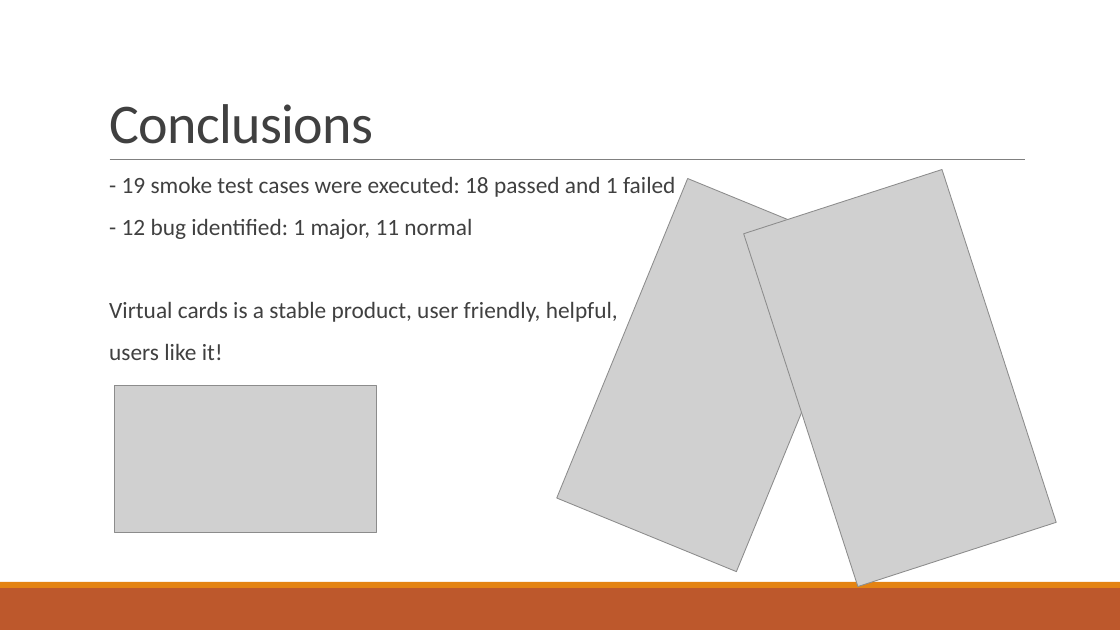
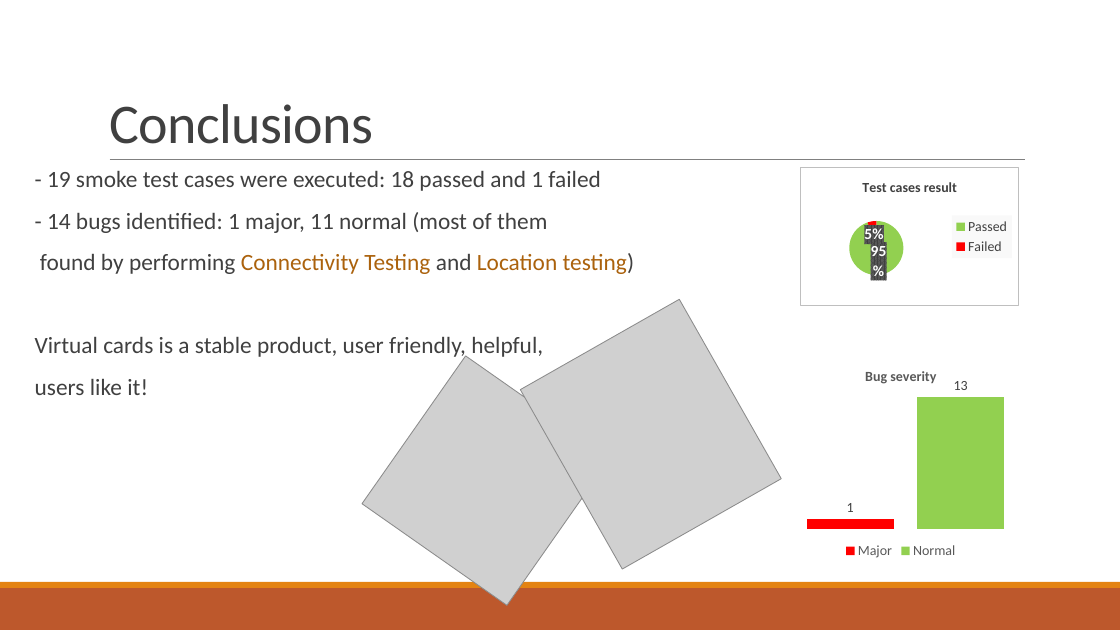
Before and after one commit to corinaradu/siit-testing, a slide deck: slide 9 of final-project/virtual-cards/virtual-cards.pptx. Drawn at 1120x630 pixels with LibreOffice and Linux fonts; fonts in the diff are those of the drawing; grey boxes stand for pictures. Boxes give left, top, right and bottom in pixels: in the first picture for what was removed or moved away, otherwise in the second. Text is boxed around its words. In the diff, an @@ line names an element or a change of style, - is before the commit and + after.

```diff
--- a/final-project/virtual-cards/virtual-cards.pptx
+++ b/final-project/virtual-cards/virtual-cards.pptx
@@ text "- 19 smoke test cases ...": place and size @@
-text "- 19 smoke test cases ..." at <box>109,177,675,360</box>
+text "- 19 smoke test cases ..." at <box>35,171,635,395</box>
@@ picture removed at <box>557,179,867,572</box> @@
@@ picture removed at <box>744,169,1056,587</box> @@
@@ pie chart added at <box>801,167,1019,306</box> @@
+title "Test cases result "
+categories: Passed, Failed
+Series 1: 95, 5
@@ text at <box>40,212,635,274</box>: text changed @@
-  - 12 bug identified: 1 major, 11 normal
+  - 14 bugs identified: 1 major, 11 normal (most of them
+  found by performing Connectivity Testing and Location testing)
@@ picture added at <box>520,299,782,569</box> @@
@@ picture added at <box>362,356,611,606</box> @@
@@ column chart added at <box>697,356,1106,563</box> @@
+title "Bug severity "
+categories: 1
+Major: 1
+Normal: 13
@@ picture removed at <box>114,386,376,533</box> @@
```
Also in this commit, not shown: 5 other slides changed, 20 other files.
